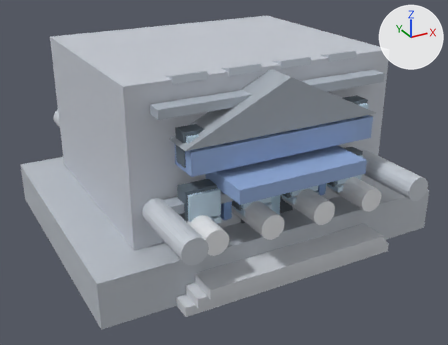
Two versions of the glTF model models/post_office.glb, one commit apart.
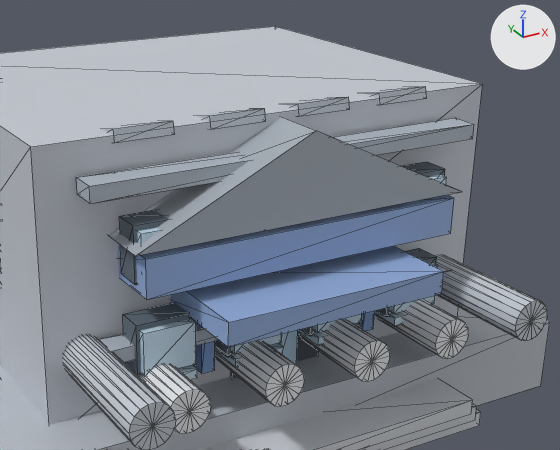
Each version is shown whole from a camera (50 mm lens) standing at (-1.12, -2.11, 1.289) and looking at (0.004, -0.067, 0.268), then close up on the part from 23% to 97% of the width and 0% to 77% of the height. The axes (+X, +Y, +Z) are drawn at upper right. The lights are the same throughout. The older version's two pictures come first. The close-ups show mesh edges as thin lines. Where no turn or scale is listed for an object, it has been applied to the vertices.

Names of what the first close-up shows: 'geometry_0'.
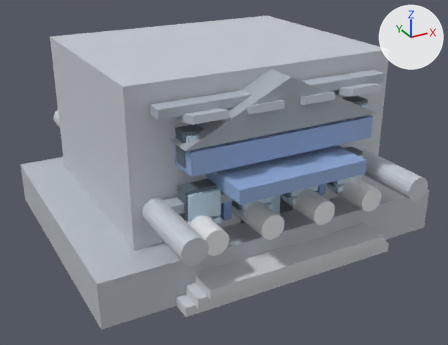
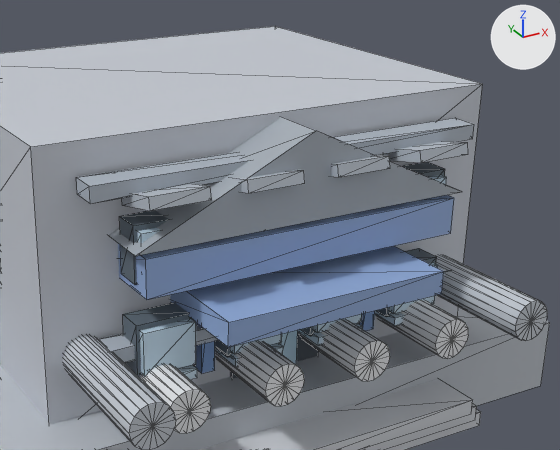
Location of each change, [x1, y1, x2, y2] in pixels of the close-ups (560 x 450 px; the box of a moved part takes in the faces that stretch with it):
part 1 of me_geometry_0, moved or reshaped: before [101, 120, 175, 143]; after [122, 184, 212, 211]
part 2 of me_geometry_0, moved or reshaped: before [196, 108, 266, 129]; after [234, 170, 305, 193]
part 3 of me_geometry_0, moved or reshaped: before [284, 97, 350, 116]; after [331, 155, 390, 177]
part 4 of me_geometry_0, moved or reshaped: before [365, 86, 426, 105]; after [383, 141, 468, 163]

What changed in the scene script:
```text
Change me_geometry_0:
    used by ob_geometry_0; location = (0.0, 0.0, 0.0)
    remove me_geometry_0.from_pydata(...)  # 662 vertices, 1112 faces; spans x -0.69..0.69, y -0.7..0.7, z 0.0..0.795
    add me_geometry_0.from_pydata(...)  # 662 vertices, 1112 faces; spans x -0.69..0.69, y -0.7..0.7, z 0.0..0.783
    me_geometry_0 part 1: the loose piece of 8 vertices spanning x -0.361..-0.239, y -0.405..-0.282, z 0.746..0.795 is moved by (0.0, -0.142, -0.087)
    me_geometry_0 part 2: the loose piece of 8 vertices spanning x -0.161..-0.039, y -0.405..-0.282, z 0.746..0.795 is moved by (0.0, -0.142, -0.087)
    me_geometry_0 part 3: the loose piece of 8 vertices spanning x 0.039..0.161, y -0.405..-0.282, z 0.746..0.795 is moved by (0.0, -0.142, -0.087)
    me_geometry_0 part 4: the loose piece of 8 vertices spanning x 0.239..0.361, y -0.405..-0.282, z 0.746..0.795 is moved by (0.0, -0.142, -0.087)
```
